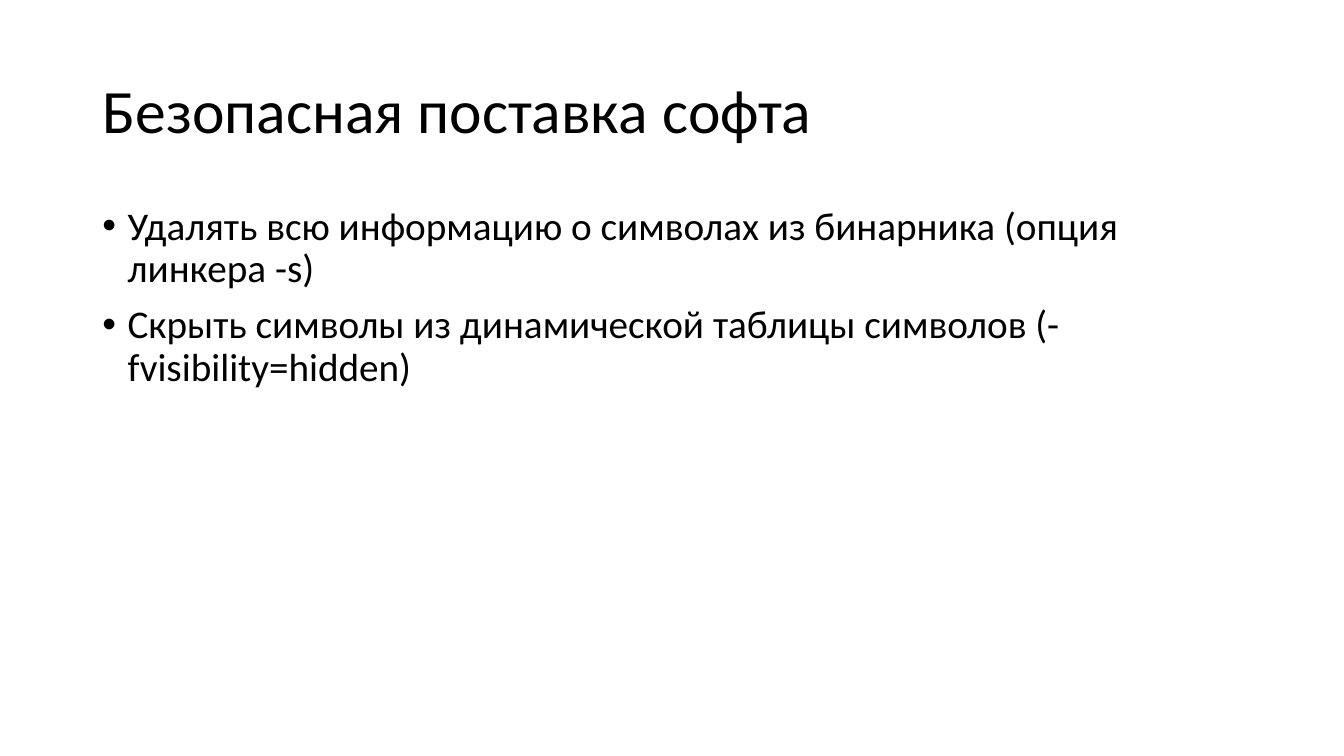
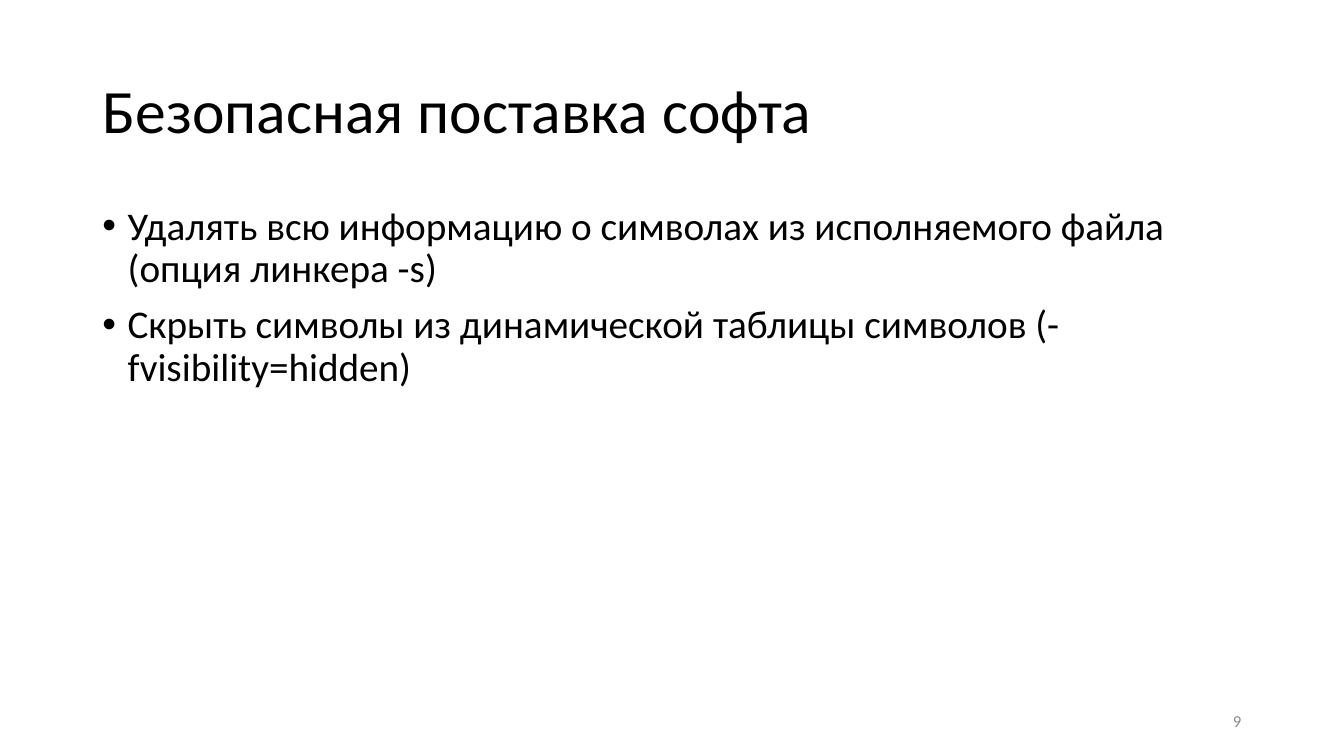
Before and after one commit to yugr/slides, a slide deck: slide 9 of CppZeroCost/2025/Rusyaev/hardening_v1.pptx. Drawn at 1344x756 pixels with LibreOffice and Linux fonts; fonts in the diff are those of the drawing. Boxes give left, top, right and bottom in pixels: in the first picture for what was removed or moved away, otherwise in the second. Text is boxed around its words. In the diff, an @@ line names an element or a change of style, - is before the commit and + after.

```diff
--- a/CppZeroCost/2025/Rusyaev/hardening_v1.pptx
+++ b/CppZeroCost/2025/Rusyaev/hardening_v1.pptx
@@ text at (128, 213, 1164, 289): text changed @@
-• Удалять всю информацию о символах из бинарника (опция линкера -s)
+• Удалять всю информацию о символах из исполняемого файла (опция линкера -s)
@@ page number added at (1233, 716, 1241, 727), 12 pt, text #8C8C8C @@
+9
```
Also in this commit, not shown: 27 other slides changed, 2 slides added, 1 other file.
